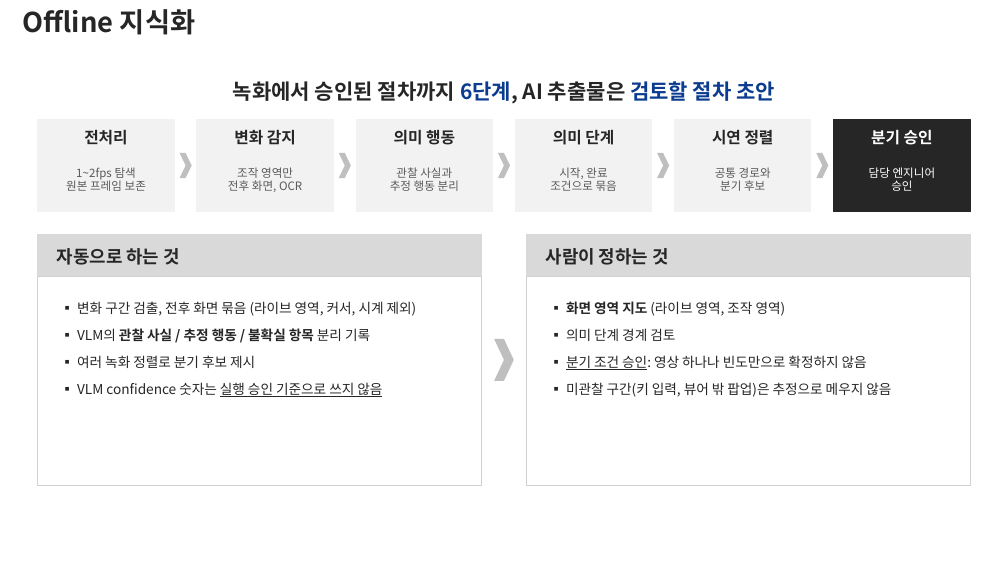
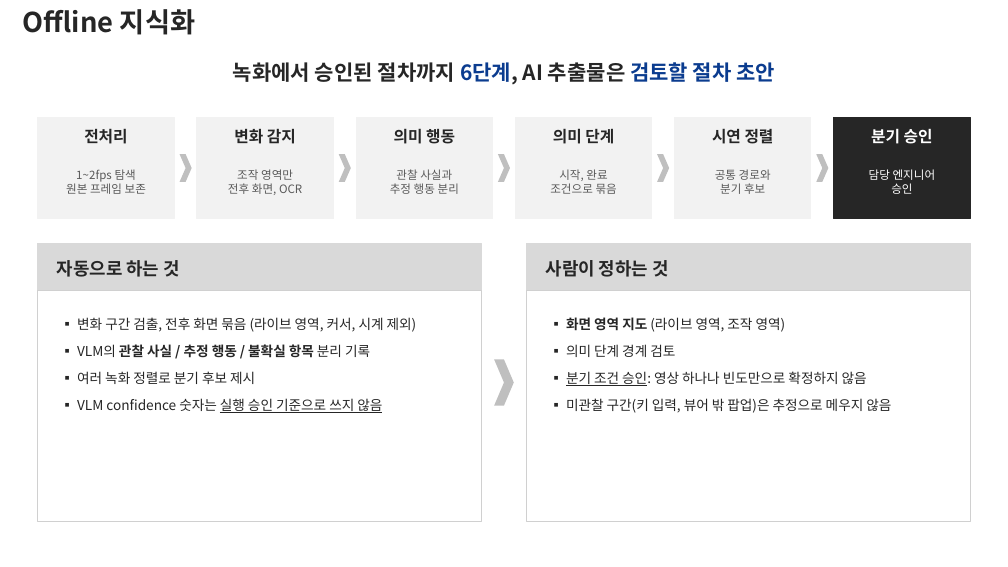
Before and after one commit to DarrenKoi/pm_notes, a slide deck: slide 7 of my-task/arc-tf/deliverables/arc-tf-team-full.pptx. Drawn at 1008x567 pixels with LibreOffice and Linux fonts; fonts in the diff are those of the drawing. Boxes give left, top, right and bottom in pixels: in the first picture for what was removed or moved away, otherwise in the second. Text is boxed around its words. In the diff, an @@ line names an element or a change of style, - is before the commit and + after.

```diff
--- a/my-task/arc-tf/deliverables/arc-tf-team-full.pptx
+++ b/my-task/arc-tf/deliverables/arc-tf-team-full.pptx
@@ text "녹화에서 승인된 절차까지 6단계, AI ...": place and size @@
-text "녹화에서 승인된 절차까지 6단계, AI ..." at (233, 81, 775, 103)
+text "녹화에서 승인된 절차까지 6단계, AI ..." at (233, 62, 775, 84)
@@ rectangle: place and size @@
-rectangle at (38, 119, 175, 212)
+rectangle at (38, 117, 175, 219)
@@ rectangle: place and size @@
-rectangle at (197, 119, 334, 212)
+rectangle at (197, 117, 334, 219)
@@ rectangle: place and size @@
-rectangle at (356, 119, 493, 212)
+rectangle at (356, 117, 493, 219)
@@ rectangle: place and size @@
-rectangle at (516, 119, 653, 212)
+rectangle at (516, 117, 653, 219)
@@ rectangle: place and size @@
-rectangle at (675, 119, 811, 212)
+rectangle at (675, 117, 811, 219)
@@ rectangle: place and size @@
-rectangle at (834, 119, 971, 212)
+rectangle at (834, 117, 971, 219)
@@ 5 chevrons: place and size @@
-5 chevrons at (180, 153, 829, 178)
+5 chevrons at (180, 154, 829, 182)
@@ rectangle: place and size @@
-rectangle at (38, 234, 482, 276)
+rectangle at (38, 244, 482, 290)
@@ text "자동으로 하는 것": place and size @@
-text "자동으로 하는 것" at (57, 248, 179, 265)
+text "자동으로 하는 것" at (57, 260, 179, 277)
@@ rectangle: place and size @@
-rectangle at (527, 234, 971, 276)
+rectangle at (527, 244, 971, 290)
@@ text "사람이 정하는 것": place and size @@
-text "사람이 정하는 것" at (546, 248, 668, 265)
+text "사람이 정하는 것" at (546, 260, 668, 277)
@@ rectangle: place and size @@
-rectangle at (38, 276, 482, 485)
+rectangle at (38, 290, 482, 522)
@@ rectangle: place and size @@
-rectangle at (527, 276, 971, 485)
+rectangle at (527, 290, 971, 522)
@@ text "▪ 변화 구간 검출, 전후 ...": place and size @@
-text "▪ 변화 구간 검출, 전후 ..." at (77, 301, 417, 397)
+text "▪ 변화 구간 검출, 전후 ..." at (77, 317, 417, 413)
@@ text "▪ 화면 영역 지도 (라이브 ...": place and size @@
-text "▪ 화면 영역 지도 (라이브 ..." at (566, 301, 891, 397)
+text "▪ 화면 영역 지도 (라이브 ..." at (566, 317, 891, 413)
@@ chevron: place and size @@
-chevron at (495, 339, 514, 380)
+chevron at (495, 359, 514, 405)
```
Also in this commit, not shown: 14 other slides changed, 4 other files.
